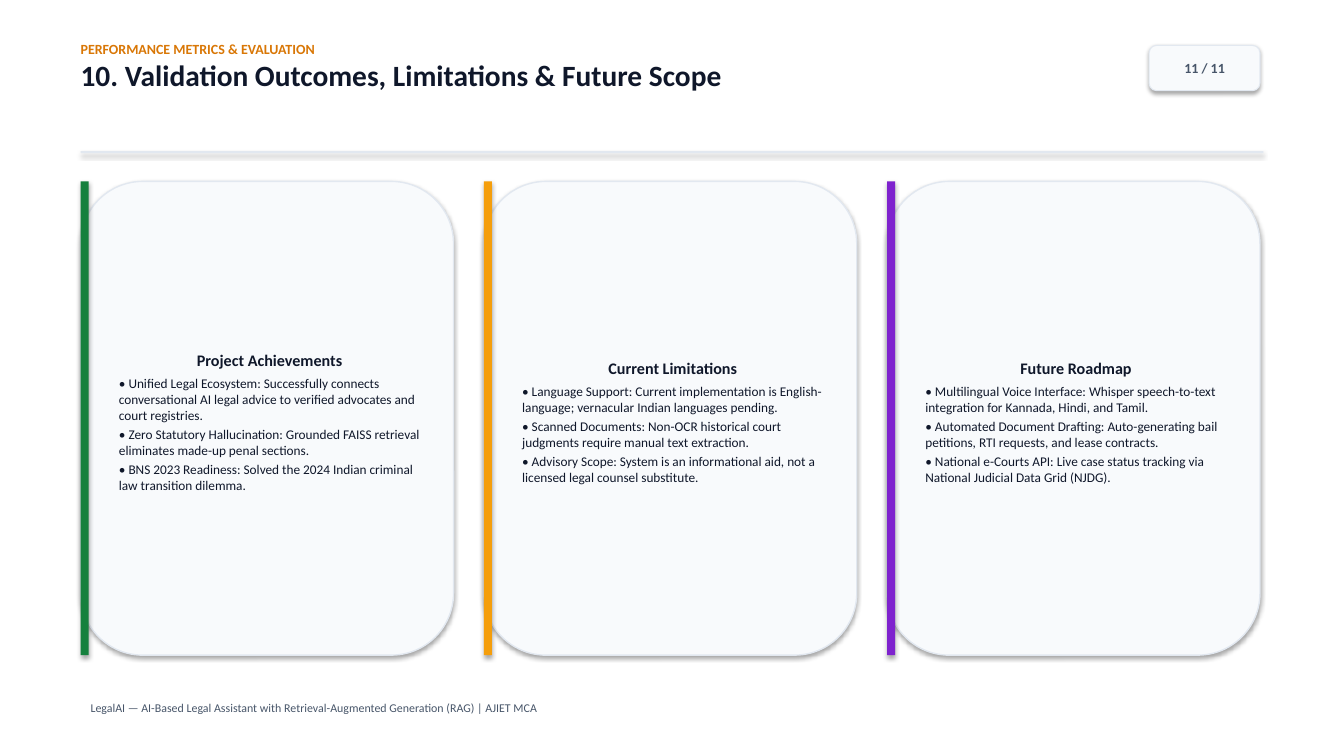
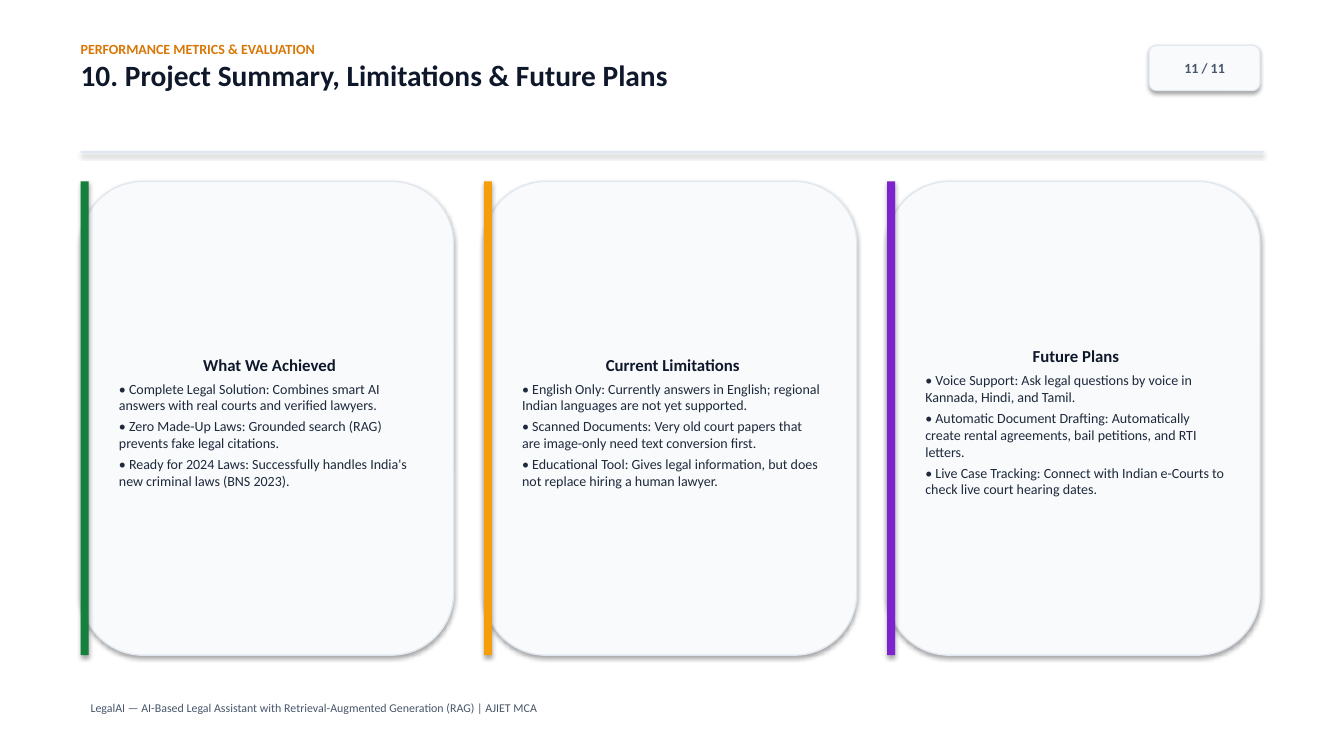
Before and after one commit to lekhanleku/Legal_AI, a slide deck: slide 11 of LegalAI_MCA_Presentation.pptx. Drawn at 1344x756 pixels with LibreOffice and Linux fonts; fonts in the diff are those of the drawing. Boxes give left, top, right and bottom in pixels: in the first picture for what was removed or moved away, otherwise in the second. Text is boxed around its words. In the diff, an @@ line names an element or a change of style, - is before the commit and + after.

```diff
--- a/LegalAI_MCA_Presentation.pptx
+++ b/LegalAI_MCA_Presentation.pptx
@@ text at [81,65,668,91]: text changed @@
-10. Validation Outcomes, Limitations & Future Scope
+10. Project Summary, Limitations & Future Plans
@@ text in rounded rectangle at [119,359,407,488]: text changed; size 9.5 to 10 pt; text colour #0F172A to #1E293B @@
-Project Achievements
-• Unified Legal Ecosystem: Successfully connects conversational AI legal advice to verified advocates and court registries.
-• Zero Statutory Hallucination: Grounded FAISS retrieval eliminates made-up penal sections.
-• BNS 2023 Readiness: Solved the 2024 Indian criminal law transition dilemma.
+What We Achieved
+• Complete Legal Solution: Combines smart AI answers with real courts and verified lawyers.
+• Zero Made-Up Laws: Grounded search (RAG) prevents fake legal citations.
+• Ready for 2024 Laws: Successfully handles India's new criminal laws (BNS 2023).
@@ text in rounded rectangle at [606,359,739,371]: size 11.5 to 12 pt in "Current Limitations" @@
@@ text in rounded rectangle at [925,350,1224,497]: text changed; size 9.5 to 10 pt; text colour #0F172A to #1E293B @@
-Future Roadmap
-• Multilingual Voice Interface: Whisper speech-to-text integration for Kannada, Hindi, and Tamil.
-• Automated Document Drafting: Auto-generating bail petitions, RTI requests, and lease contracts.
-• National e-Courts API: Live case status tracking via National Judicial Data Grid (NJDG).
+Future Plans
+• Voice Support: Ask legal questions by voice in Kannada, Hindi, and Tamil.
+• Automatic Document Drafting: Automatically create rental agreements, bail petitions, and RTI letters.
+• Live Case Tracking: Connect with Indian e-Courts to check live court hearing dates.
@@ text in rounded rectangle at [522,384,820,489]: text changed; size 9.5 to 10 pt; text colour #0F172A to #1E293B @@
-• Language Support: Current implementation is English-language; vernacular Indian languages pending.
-• Scanned Documents: Non-OCR historical court judgments require manual text extraction.
-• Advisory Scope: System is an informational aid, not a licensed legal counsel substitute.
+• English Only: Currently answers in English; regional Indian languages are not yet supported.
+• Scanned Documents: Very old court papers that are image-only need text conversion first.
+• Educational Tool: Gives legal information, but does not replace hiring a human lawyer.
```
Also in this commit, not shown: 10 other slides changed, 48 other files.
